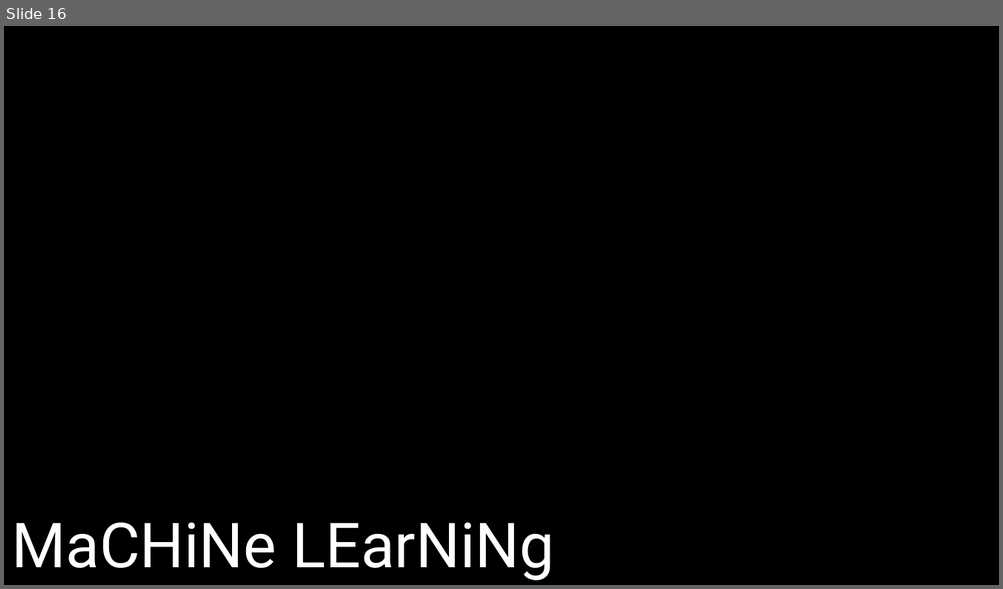
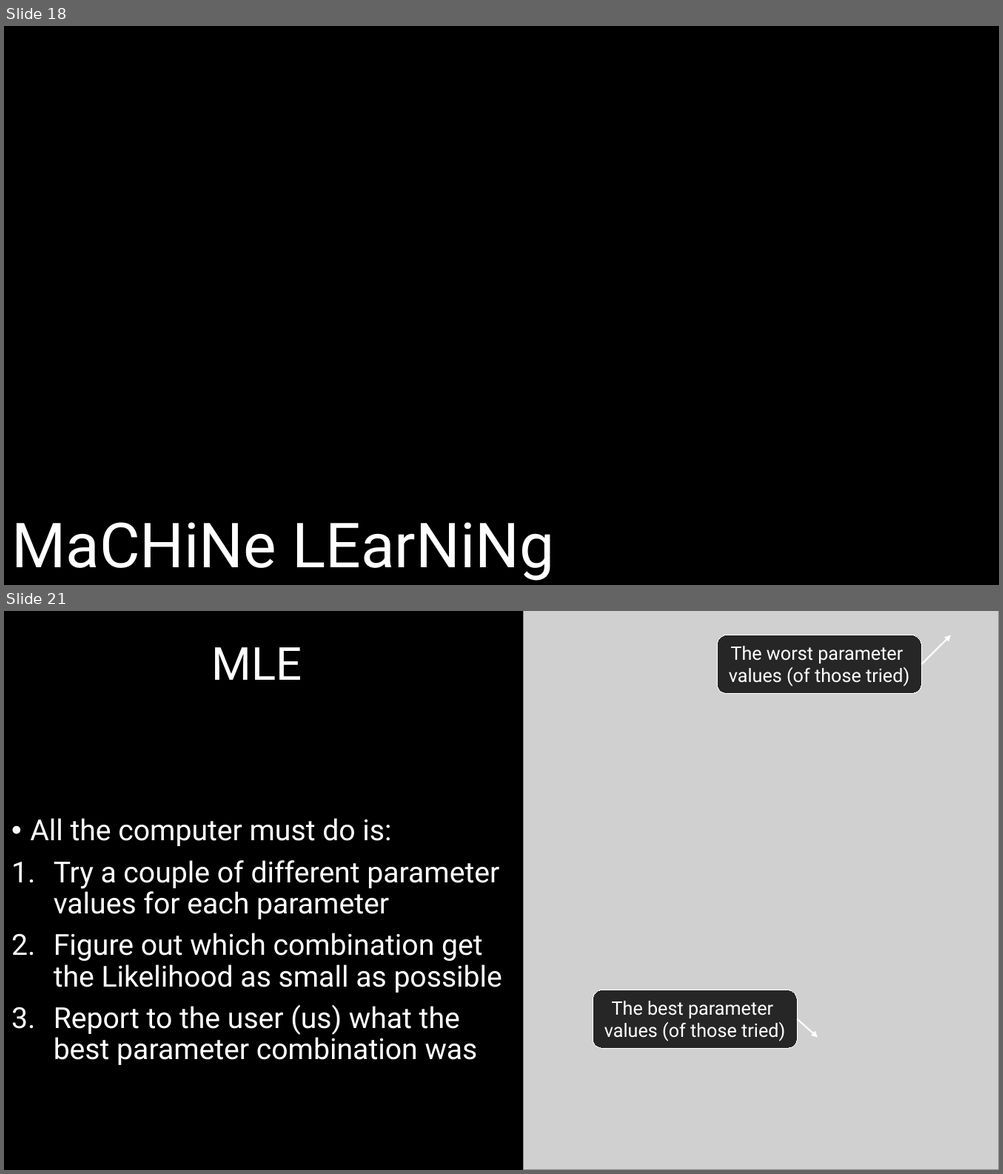
Before and after one commit to DeonRoos/stats-for-biologists, a slide deck: Lecture 5 - Cont LM/Slides/Linear models_w_Continuous.pptx. Shown one above the other, each under a label of ours: slide 16 before the commit, slides 18 and 21 after it; the slides between them are not shown. The pictures are 1003x589 and 1003x1174 pixels, drawn with LibreOffice and Linux fonts; fonts in the diff are those of the drawing; grey boxes stand for pictures. Boxes give left, top, right and bottom in pixels: in the first picture for what was removed or moved away, otherwise in the second. Text is boxed around its words. In the diff, an @@ line names an element or a change of style, - is before the commit and + after.

```diff
--- a/Lecture 5 - Cont LM/Slides/Linear models_w_Continuous.pptx
+++ b/Lecture 5 - Cont LM/Slides/Linear models_w_Continuous.pptx
@@ slide 21 added at (4, 611, 999, 1170), background #000000 @@
@@ picture added at (523, 611, 999, 1170) @@
@@ title added at (212, 647, 302, 680), 44 pt, text #FFFFFF @@
+MLE
@@ rounded rectangle added at (717, 635, 921, 693), fill #262626, outline #FFFFFF 0.75 pt, 18 pt, text #FFFFFF @@
+The worst parameter
+values (of those tried)
@@ arrow added from (921, 664) to (950, 635), #FFFFFF 1.5 pt @@
@@ text added at (30, 818, 503, 1065), 28 pt, text #FFFFFF @@
+• All the computer must do is:
+1. Try a couple of different parameter values for each parameter
+2. Figure out which combination get the Likelihood as small as possible
+3. Report to the user (us) what the best parameter combination was
@@ rounded rectangle added at (593, 990, 797, 1048), fill #262626, outline #FFFFFF 0.75 pt, 18 pt, text #FFFFFF @@
+The best parameter
+values (of those tried)
@@ arrow added from (797, 1019) to (817, 1038), #FFFFFF 1.5 pt @@
@@ what was slide 16 is now slide 18 @@
```
Also in this commit, not shown: 9 slides changed, 8 other slides added, 5 slides removed, 8 other files.
